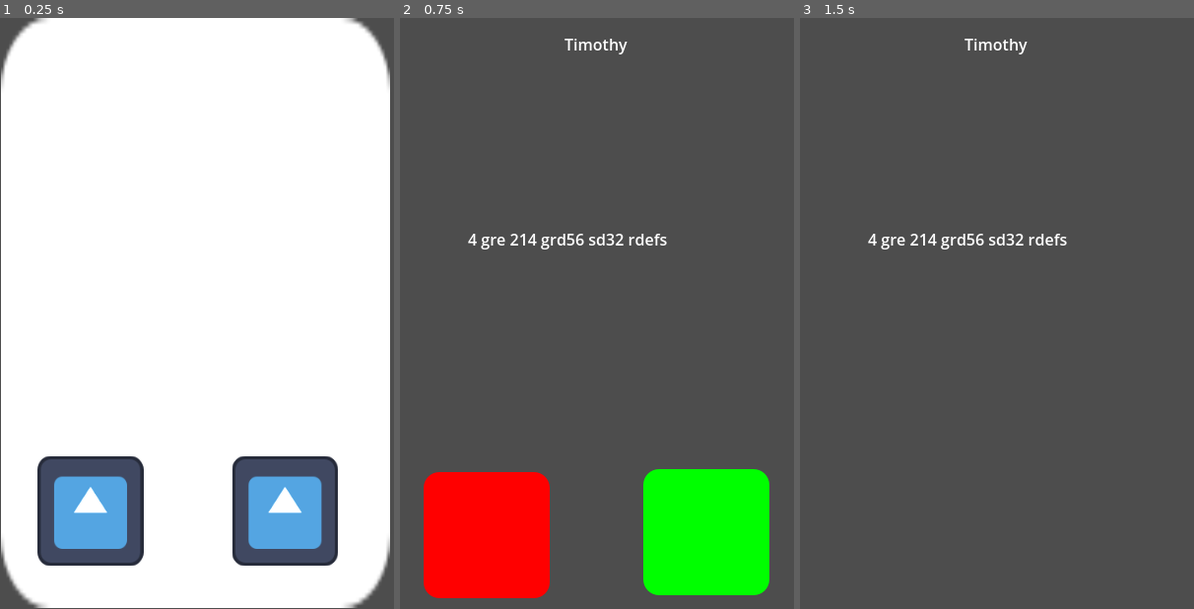
Above: before the commit, frames 1-3 (left to right).
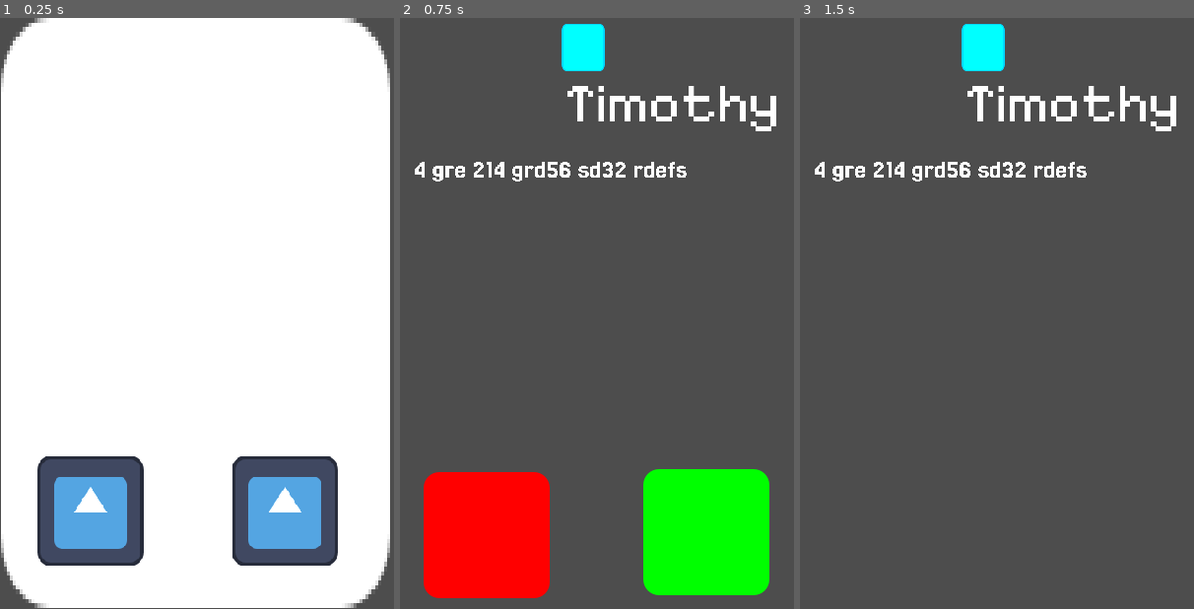
Above: after the commit, the same moments.

Repository: DEFSYDNEY/ScamAlertGameYr12SE
Game: Godot game, scene res://Scenes/Levels/test_level.tscn
Two runs of this game, one before a commit and one after it. Both use one fixed random seed, a clock stepped at 60 frames per second and the inputs below. The engine's default icon, where the game draws it, is replaced by a stand-in: a white triangle on a blue panel in a dark square.
Inputs (mouse positions are in pixels of both pictures, inside the frame that each line leads up to):
- Up to frame 1 (0.25 s): no input
- Up to frame 2 (0.75 s): click (490, 508) at 0.5 s
- Up to frame 3 (1.5 s): click (886, 538) at 1.25 s

The runs differ from the first frame. In frame 1, 0.5% of the frame differs, in the area x 0-99%, y 0-100%; in frame 2, 3.3%, in the area x 3-96%, y 1-40%; in frame 3, 3.3%.

Commit message:
Added fonts
added fonts and improved the messgaes app slightly

Diff:
--- a/Scenes/apps/messages.tscn
+++ b/Scenes/apps/messages.tscn
@@ -2,6 +2,16 @@
 
 [ext_resource type="Script" uid="uid://b6mnuc27qofuk" path="res://Scripts/apps/messages_app.gd" id="1_2mom3"]
 [ext_resource type="Texture2D" uid="uid://b6kkb51fe724s" path="res://icon.svg" id="2_qcdrd"]
+[ext_resource type="FontFile" uid="uid://2yftp14n1jrd" path="res://Fonts/PixelifySans-VariableFont_wght.ttf" id="3_132ee"]
+[ext_resource type="FontFile" uid="uid://d4m331l05iwg7" path="res://Fonts/Jersey25-Regular.ttf" id="3_q81mu"]
+
+[sub_resource type="LabelSettings" id="LabelSettings_132ee"]
+font = ExtResource("3_q81mu")
+font_size = 2647
+
+[sub_resource type="LabelSettings" id="LabelSettings_qcdrd"]
+font = ExtResource("3_132ee")
+font_size = 559
 
 [node name="Messages" type="Node2D" unique_id=1306950354]
 
@@ -11,20 +21,6 @@
 offset_right = 40.0
 offset_bottom = 40.0
 script = ExtResource("1_2mom3")
-
-[node name="MessageContent" type="Label" parent="Control" unique_id=478110405]
-layout_mode = 0
-offset_left = 69.0
-offset_top = 213.0
-offset_right = 109.0
-offset_bottom = 236.0
-
-[node name="Contact" type="Label" parent="Control" unique_id=1719297143]
-layout_mode = 0
-offset_left = 167.0
-offset_top = 15.0
-offset_right = 207.0
-offset_bottom = 38.0
 
 [node name="ScamButton" type="TextureButton" parent="Control" unique_id=1424825673]
 modulate = Color(18.892157, 0, 0, 1)
@@ -44,5 +40,31 @@
 offset_bottom = 586.0
 texture_normal = ExtResource("2_qcdrd")
 
+[node name="MessageContent" type="Label" parent="Control" unique_id=478110405]
+layout_mode = 0
+offset_left = 14.0
+offset_top = 141.0
+offset_right = 400.0
+offset_bottom = 334.0
+scale = Vector2(0.01, 0.01)
+text = "fewf"
+label_settings = SubResource("LabelSettings_132ee")
+
+[node name="Contact Photo" type="Sprite2D" parent="Control" unique_id=1411145377]
+modulate = Color(0, 5.862796, 18.892157, 1)
+position = Vector2(186, 30)
+scale = Vector2(0.338677, 0.3753071)
+texture = ExtResource("2_qcdrd")
+
+[node name="Contact" type="Label" parent="Control" unique_id=1719297143]
+layout_mode = 0
+offset_left = 167.0
+offset_top = 53.0
+offset_right = 205.0
+offset_bottom = 76.0
+scale = Vector2(0.1, 0.1)
+text = "fewe"
+label_settings = SubResource("LabelSettings_qcdrd")
+
 [connection signal="pressed" from="Control/ScamButton" to="Control" method="_on_scam_button_pressed"]
 [connection signal="pressed" from="Control/LegitButton" to="Control" method="_on_legit_button_pressed"]
--- a/project.godot
+++ b/project.godot
@@ -23,6 +23,7 @@
 
 window/size/viewport_width=400
 window/size/viewport_height=600
+window/size/mode=3
 window/stretch/mode="viewport"
 
 [file_customization]
@@ -41,6 +42,7 @@
 
 [rendering]
 
+textures/canvas_textures/default_texture_filter=0
 rendering_device/driver.windows="d3d12"
 renderer/rendering_method="gl_compatibility"
 renderer/rendering_method.mobile="gl_compatibility"
Binary file added: Fonts/Jersey25-Regular.ttf
Not shown, added: Fonts/Jersey25-Regular.ttf.import
Binary file added: Fonts/PixelifySans-VariableFont_wght.ttf
Not shown, added: Fonts/PixelifySans-VariableFont_wght.ttf.import
